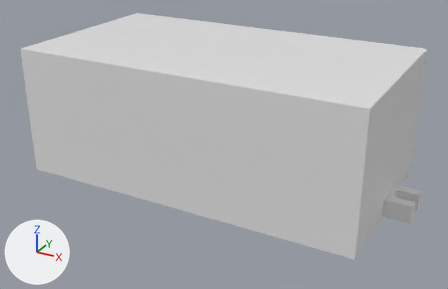
Renders of the Blender file 3D Printing/Electrical and Control/Teensy-bkout.blend from each side of a commit.
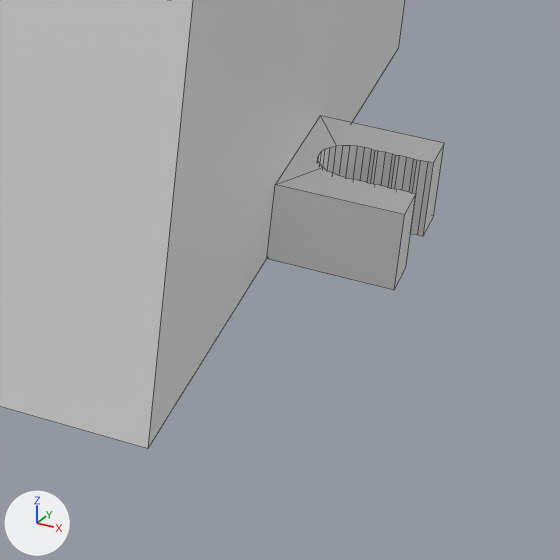
The first picture shows the older version from a 50 mm camera at (0.1057, -0.0975, 0.0663) aimed at (0.0402, 0.0217, 0.0067). The close-ups show both versions on the part from 72% to 100% of the width and 55% to 99% of the height of that picture; other places that the commit changed are outside them. The lights are fixed; the arrows at lower left show +X, +Y and +Z. The close-ups show mesh edges as thin lines.
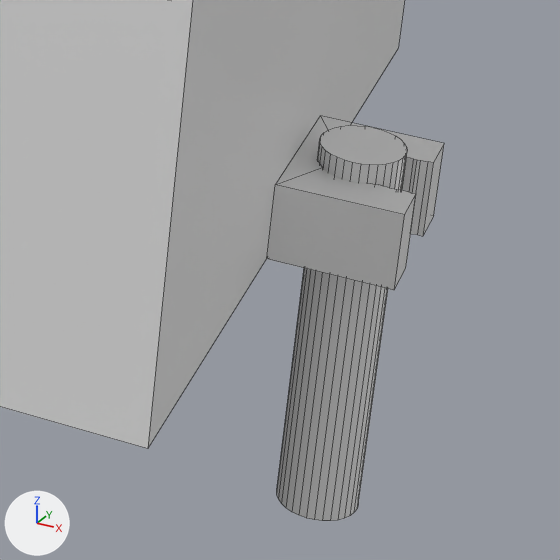
Where the newer file only moved an object's origin or applied its transform, the numbers keep the older frame.

Pixel boxes (x1, y1, x2, y2) of what changed, in the close-ups (560 x 560 px):
```json
{"object": "Cube.002", "change": "reshaped", "before": [0, 0, 444, 449], "after": [0, 0, 444, 521]}
{"part": 1, "of": "me_cube_002", "change": "added", "after": [277, 125, 407, 521]}
```

The change, as JSON lines over the scene's bpy script:
```json
{"block": "me_cube_002", "where": "me_cube_002.from_pydata(...)  # 196 vertices, 112 faces; spans x -1.0..29.7, y -5.5..5.5, z -1.0..14.0"}
{"block": "me_cube_002", "where": "# used by ob_cube_002; location = (0.083, 0.022, 0.002); rotation_euler = (0.0, 0.0, 3.142), in degrees (0, 0, 180); scale = (0.003, 0.004, 0.002)"}
{"block": "me_cube_002", "change": "me_cube_002 part 1: a new loose piece, a 32-sided cylinder along z spanning x -0.7..0.7, y -0.5..0.5, z -8.5..1.5, in mat_material (white #e7e7e7)"}
```
